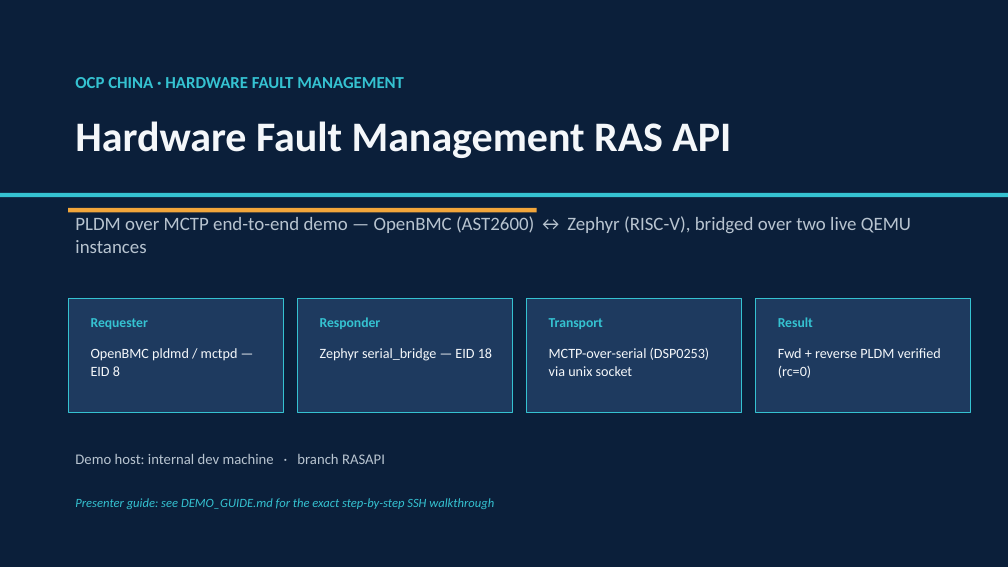
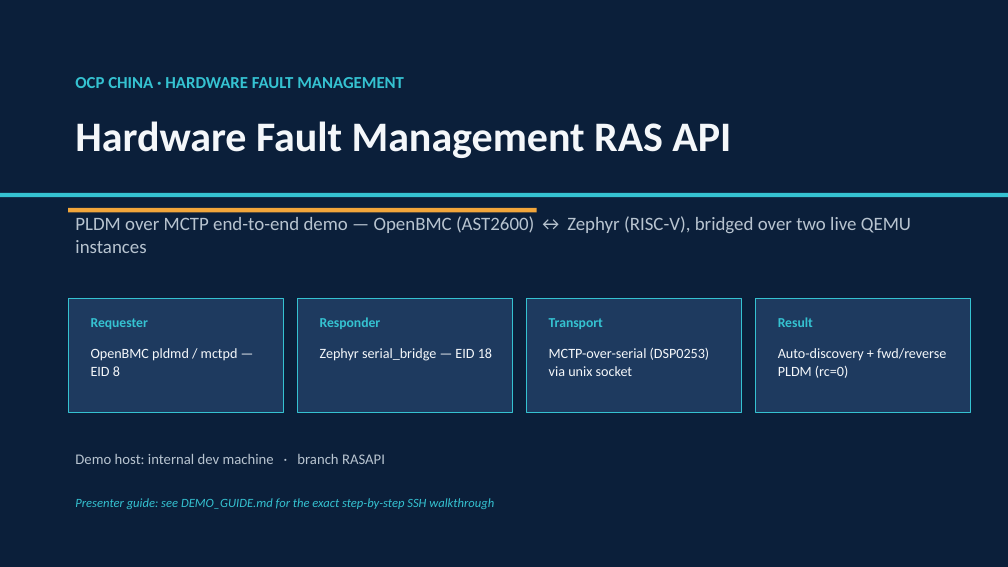
Before and after one commit to OCP-China-Projects/Hardware-Fault-Management, a slide deck: slide 1 of docs/demo/HFM_RASAPI_demo.pptx. Drawn at 1008x567 pixels with LibreOffice and Linux fonts; fonts in the diff are those of the drawing. Boxes give left, top, right and bottom in pixels: in the first picture for what was removed or moved away, otherwise in the second. Text is boxed around its words. In the diff, an @@ line names an element or a change of style, - is before the commit and + after.

```diff
--- a/docs/demo/HFM_RASAPI_demo.pptx
+++ b/docs/demo/HFM_RASAPI_demo.pptx
@@ text at bbox=[778, 348, 946, 378]: text changed @@
-Fwd + reverse PLDM verified (rc=0)
+Auto-discovery + fwd/reverse PLDM (rc=0)
```
Also in this commit, not shown: 8 other slides changed, 1 slide added, 1 slide removed, 11 other files.
